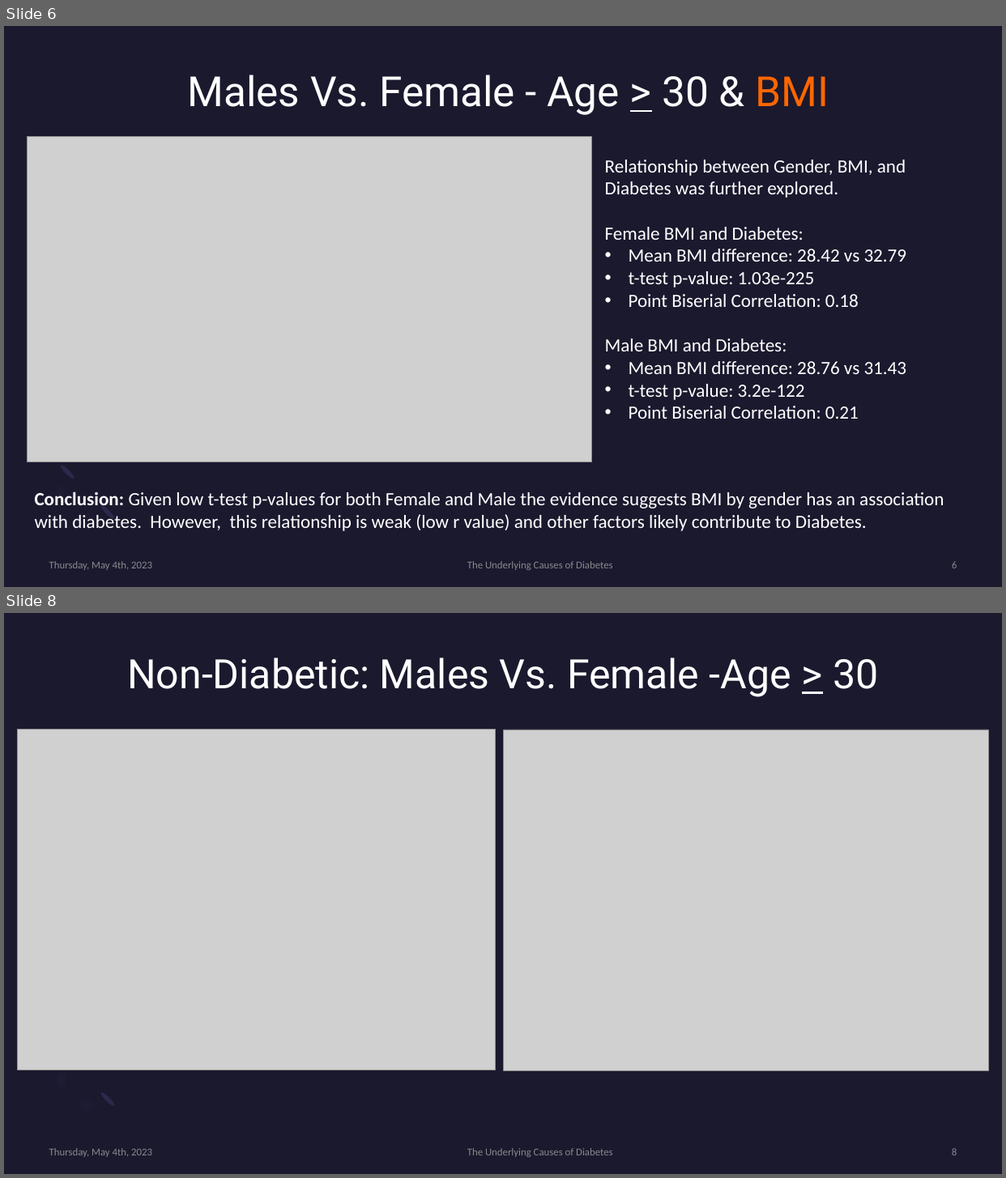
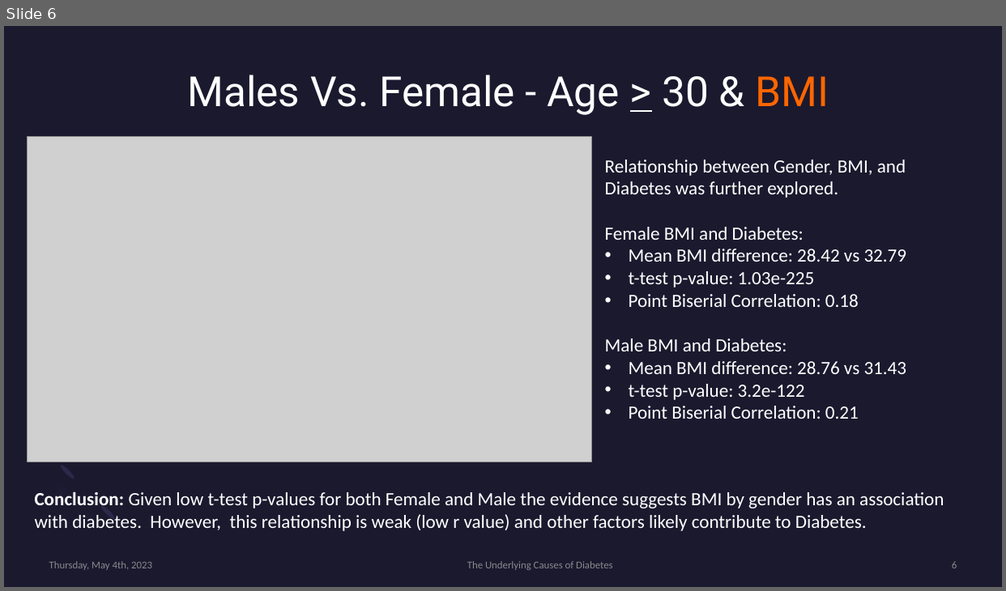
Before and after one commit to craydx/UCF_Project_1-, a slide deck: The Underlying Causes of Diabetes_Final.pptx. Shown one above the other, each under a label of ours: slides 6 and 8 before the commit, slide 6 after it; the slides between them are not shown. The pictures are 1006x1178 and 1006x591 pixels, drawn with LibreOffice and Linux fonts; fonts in the diff are those of the drawing; grey boxes stand for pictures. Boxes give left, top, right and bottom in pixels: in the first picture for what was removed or moved away, otherwise in the second. Text is boxed around its words. In the diff, an @@ line names an element or a change of style, - is before the commit and + after.

```diff
--- a/The Underlying Causes of Diabetes_Final.pptx
+++ b/The Underlying Causes of Diabetes_Final.pptx
@@ slide 8 removed at [4,613,1002,1174], background #1B192E; not listed: 2 template elements that a slide beside it also shows @@
@@ title removed at [127,658,878,697] @@
-Non-Diabetic: Males Vs. Female -Age > 30
@@ picture removed at [18,730,495,1071] @@
@@ picture removed at [504,730,989,1071] @@
@@ text removed at [49,1148,152,1157] @@
-Thursday, May 4th, 2023
@@ text removed at [467,1148,612,1157] @@
-The Underlying Causes of Diabetes
@@ page number removed at [952,1148,957,1156] @@
-8
```
Also in this commit, not shown: 5 slides changed, 2 other slides removed, 1 other file.
